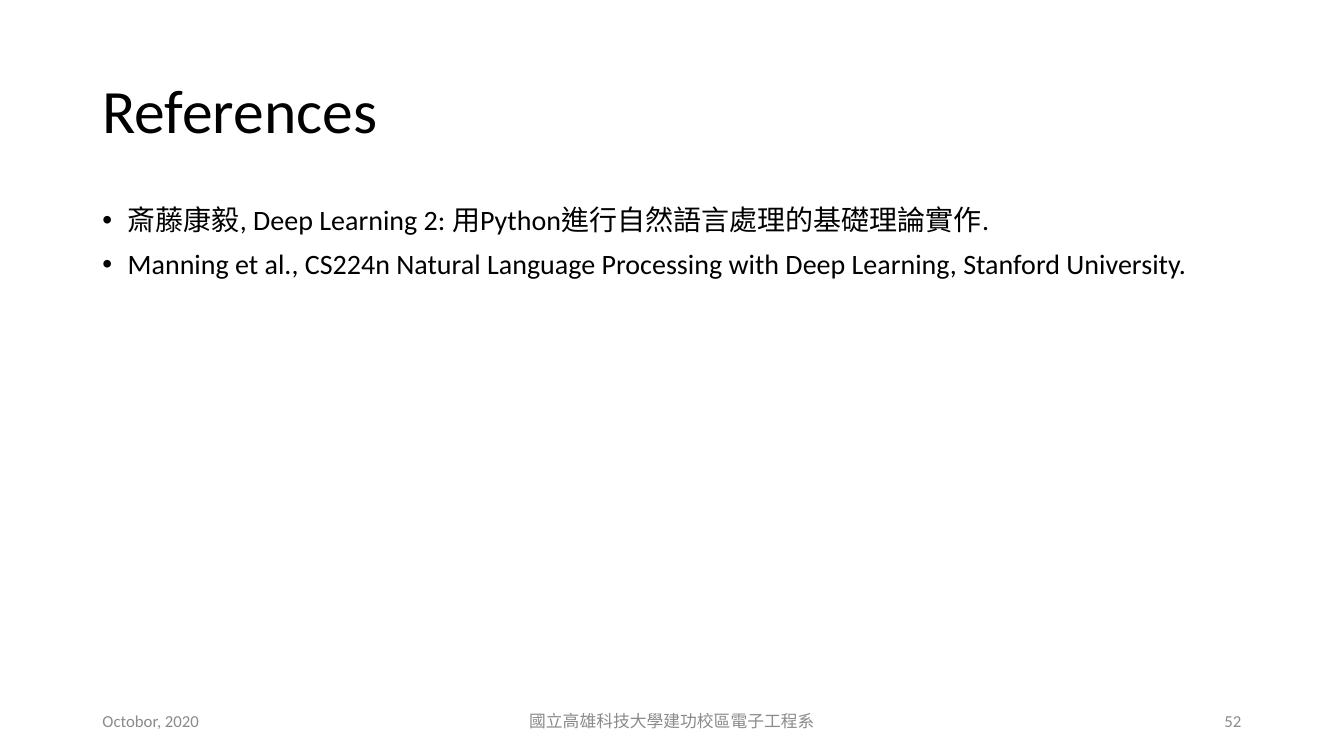
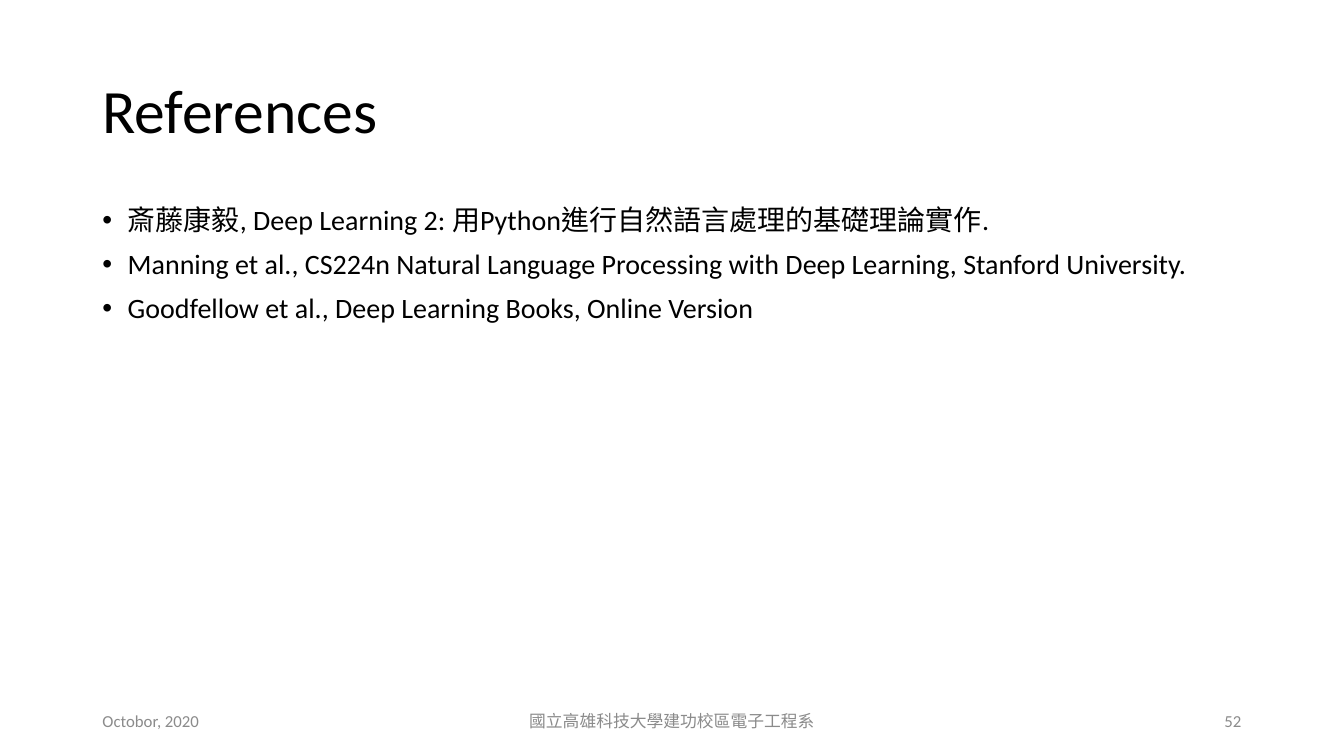
Before and after one commit to chiayisu/Natural-Language-Processing, a slide deck: slide 52 of Slides/PPT/Lecture4.pptx. Drawn at 1344x756 pixels with LibreOffice and Linux fonts; fonts in the diff are those of the drawing. Boxes give left, top, right and bottom in pixels: in the first picture for what was removed or moved away, otherwise in the second. Text is boxed around its words. In the diff, an @@ line names an element or a change of style, - is before the commit and + after.

Commit message:
Update Lecture4 Slides

```diff
--- a/Slides/PPT/Lecture4.pptx
+++ b/Slides/PPT/Lecture4.pptx
@@ text at [128, 298, 753, 323]: paragraph added @@
+• Goodfellow et al., Deep Learning Books, Online Version
```
Also in this commit, not shown: 3 other slides changed, 1 other file.
